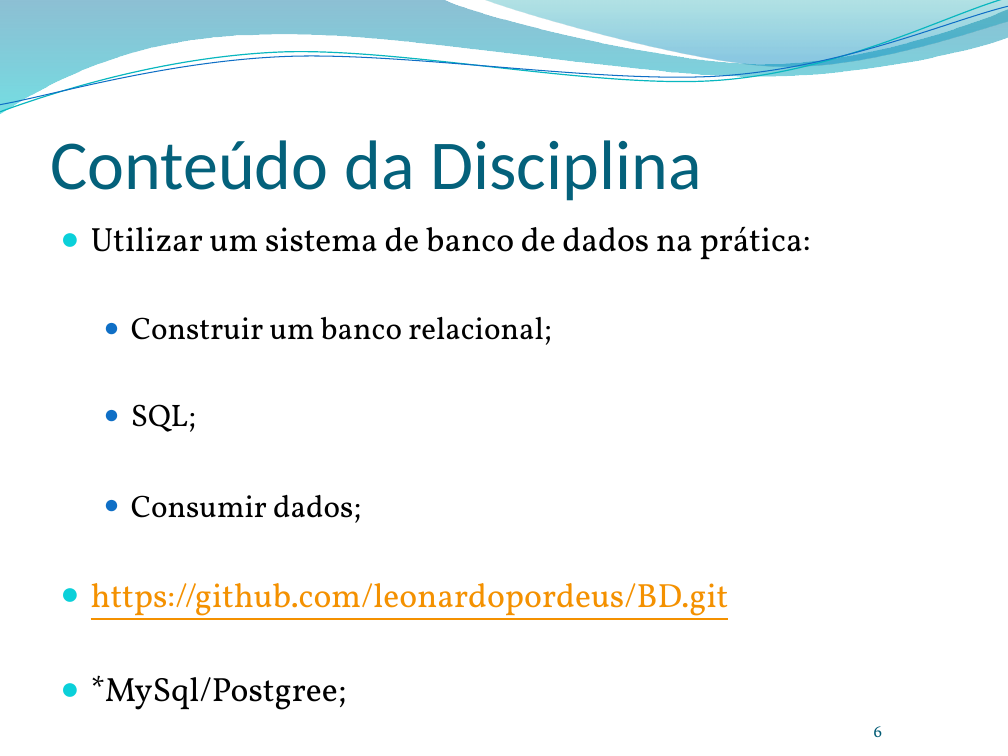
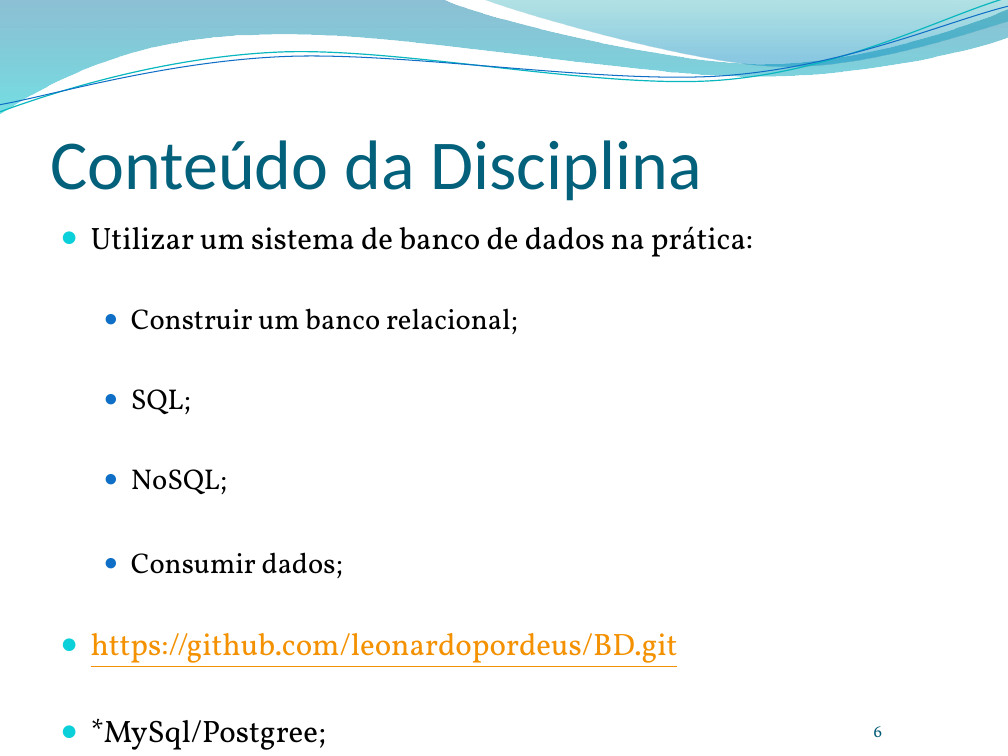
Before and after one commit to leonardopordeus/BD, a slide deck: slide 6 of Aula01.pptx. Drawn at 1008x756 pixels with LibreOffice and Linux fonts; fonts in the diff are those of the drawing; background and template pictures are left out. Boxes give left, top, right and bottom in pixels: in the first picture for what was removed or moved away, otherwise in the second. Text is boxed around its words. In the diff, an @@ line names an element or a change of style, - is before the commit and + after.

```diff
--- a/Aula01.pptx
+++ b/Aula01.pptx
@@ text at <box>91,226,753,667</box>: size 24.1 to 22.1 pt in "Utilizar um sistema de banco de dados ...", "https://github.com/leonardopordeus/BD.git", "*MySql/Postgree;"; size 22.2 to 20.4 pt in "Construir um banco relacional;", "SQL;", "Consumir dados;" @@
@@ text at <box>131,469,227,494</box>: paragraph added @@
+  ● NoSQL;
```
Also in this commit, not shown: 8 other slides changed, 1 slide added, 1 other file.
